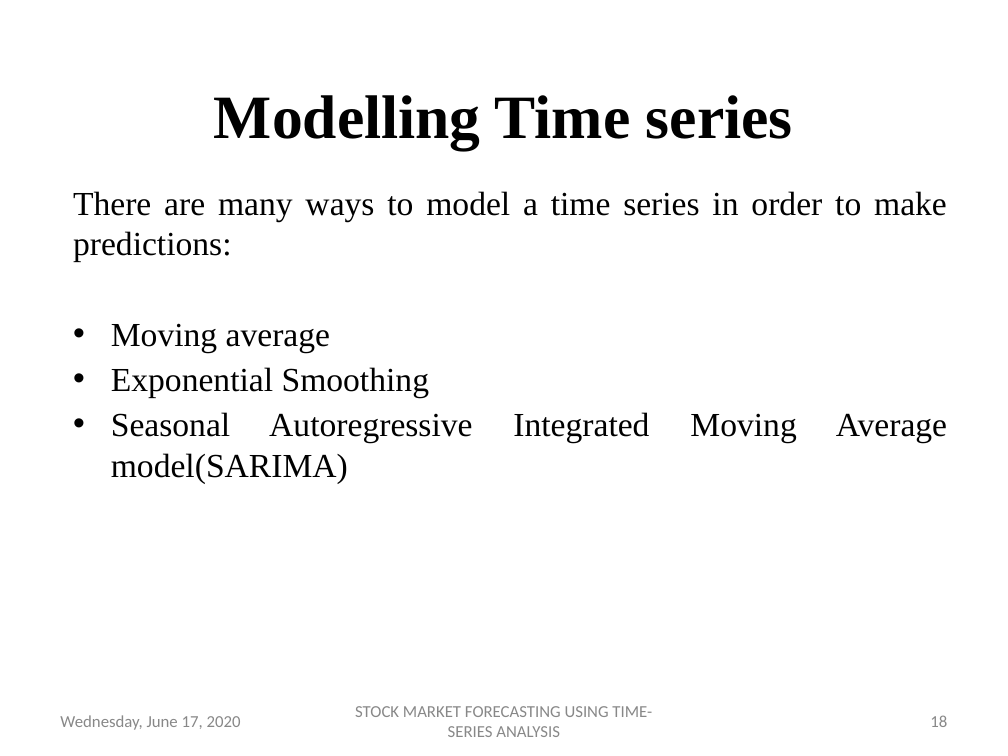
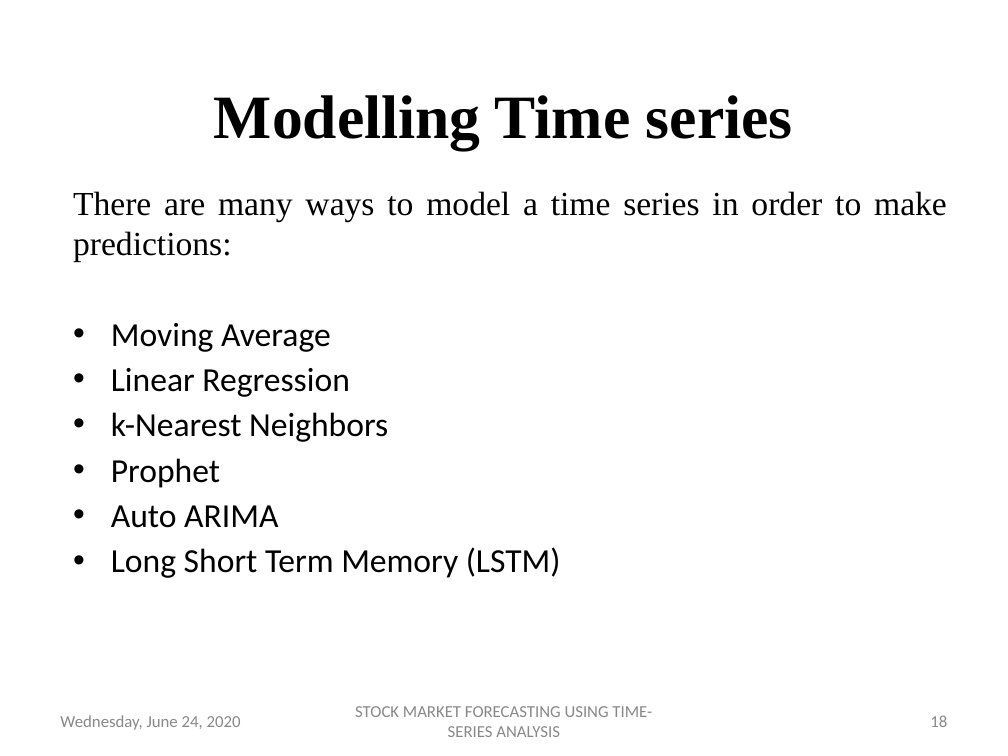
Before and after one commit to dipanshuagarwal/Stock-Market-Forecasting, a slide deck: slide 18 of Meetings/TIP - 10-06-2020.pptx. Drawn at 1008x756 pixels with LibreOffice and Linux fonts; fonts in the diff are those of the drawing; background and template pictures are left out. Boxes give left, top, right and bottom in pixels: in the first picture for what was removed or moved away, otherwise in the second. Text is boxed around its words. In the diff, an @@ line names an element or a change of style, - is before the commit and + after.

```diff
--- a/Meetings/TIP - 10-06-2020.pptx
+++ b/Meetings/TIP - 10-06-2020.pptx
@@ text at (x1=111, y1=323, x2=561, y2=578): text changed; font Times New Roman to Calibri @@
-• Moving average
-• Exponential Smoothing
-• Seasonal Autoregressive Integrated Moving Average model(SARIMA)
+• Moving Average
+• Linear Regression
+• k-Nearest Neighbors
+• Prophet
+• Auto ARIMA
+• Long Short Term Memory (LSTM)
@@ text at (x1=60, y1=715, x2=241, y2=730): text changed @@
-Wednesday, June 17, 2020
+Wednesday, June 24, 2020
```
Also in this commit, not shown: 18 other slides changed, 5 slides added, 3 slides removed, 17 other files.
